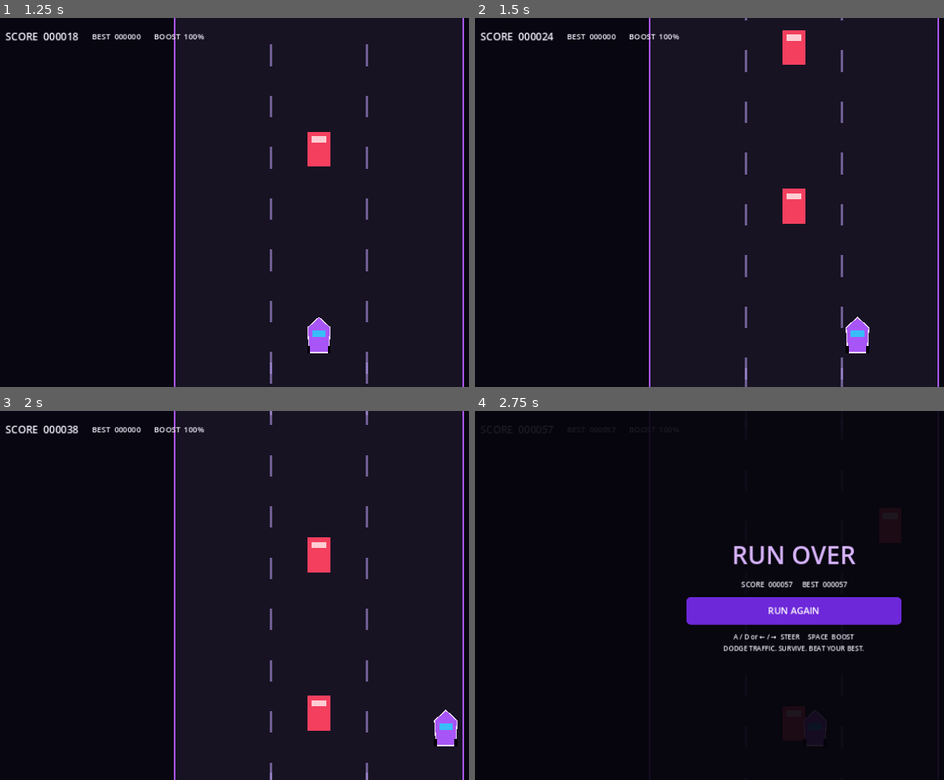
Above: before the commit, frames 1-4 (two rows, left to right).
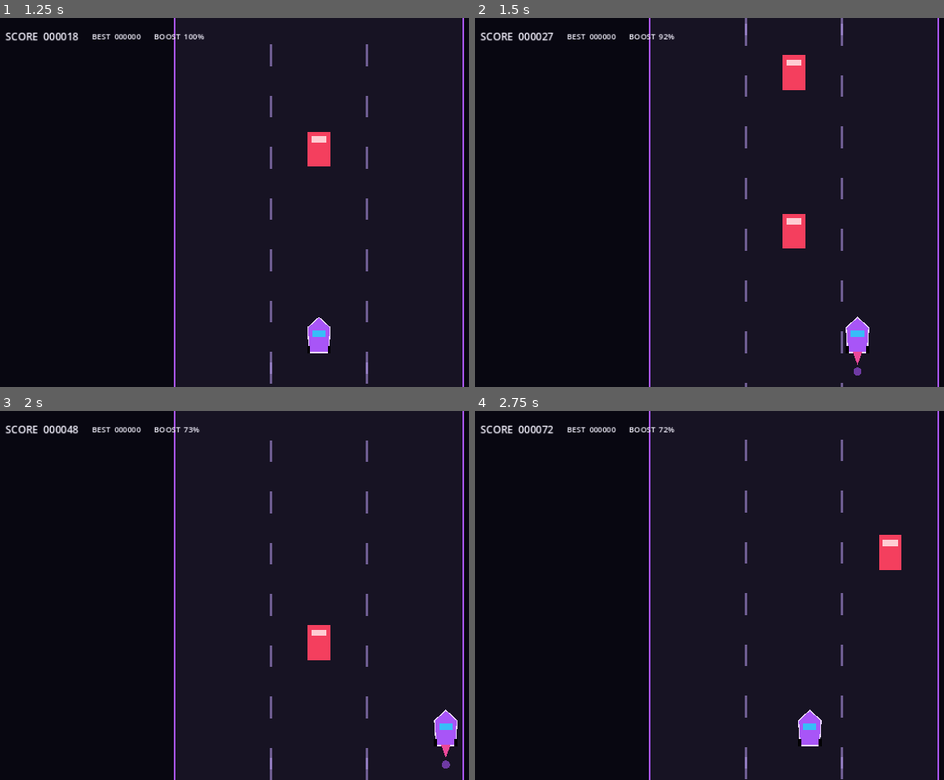
Above: after the commit, the same moments.

Repository: PandaManDev/Neon-Drift
Game: Godot game, scene res://scenes/main.tscn
The game is run twice, just before and just after one commit, with the same random seed, the same clock (stepped at 60 frames per second) and the same inputs.
Inputs:
- Up to frame 1 (1.25 s): click "START RUN" at 0.5 s
- Up to frame 2 (1.5 s): tap Enter at 1.25 s; hold Right (ui_right) from 1.28 s (still down); hold Space from 1.28 s (still down)
- Up to frame 3 (2 s): keep holding Right (ui_right); keep holding Space
- Up to frame 4 (2.75 s): release Right (ui_right) at 2.03 s; release Space at 2.03 s; hold Left (ui_left) from 2.03 s (still down); tap Space at 2.1, 2.27, 2.57 s

Frame 1 is identical in both runs. In frame 2, 2.4% of the frame differs, in the area x 15-83%, y 0-99%; in frame 3, 2.2%; in frame 4, 7.2%, in the area x 1-99%, y 0-100%.

Commit message:
Fix Space boost input for native Windows build

Diff:
--- a/godot-native/scripts/main.gd
+++ b/godot-native/scripts/main.gd
@@ -142,7 +142,7 @@
 	var steer := Input.get_axis("ui_left", "ui_right")
 	if steer != 0:
 		target_x += steer * 620.0 * delta
-	if Input.is_action_pressed("boost") and boost_energy > 0:
+	if Input.is_key_pressed(KEY_SPACE) and boost_energy > 0:
 		boost_active = true
 		boost_energy = maxf(0, boost_energy - 38.0 * delta)
 	else:
